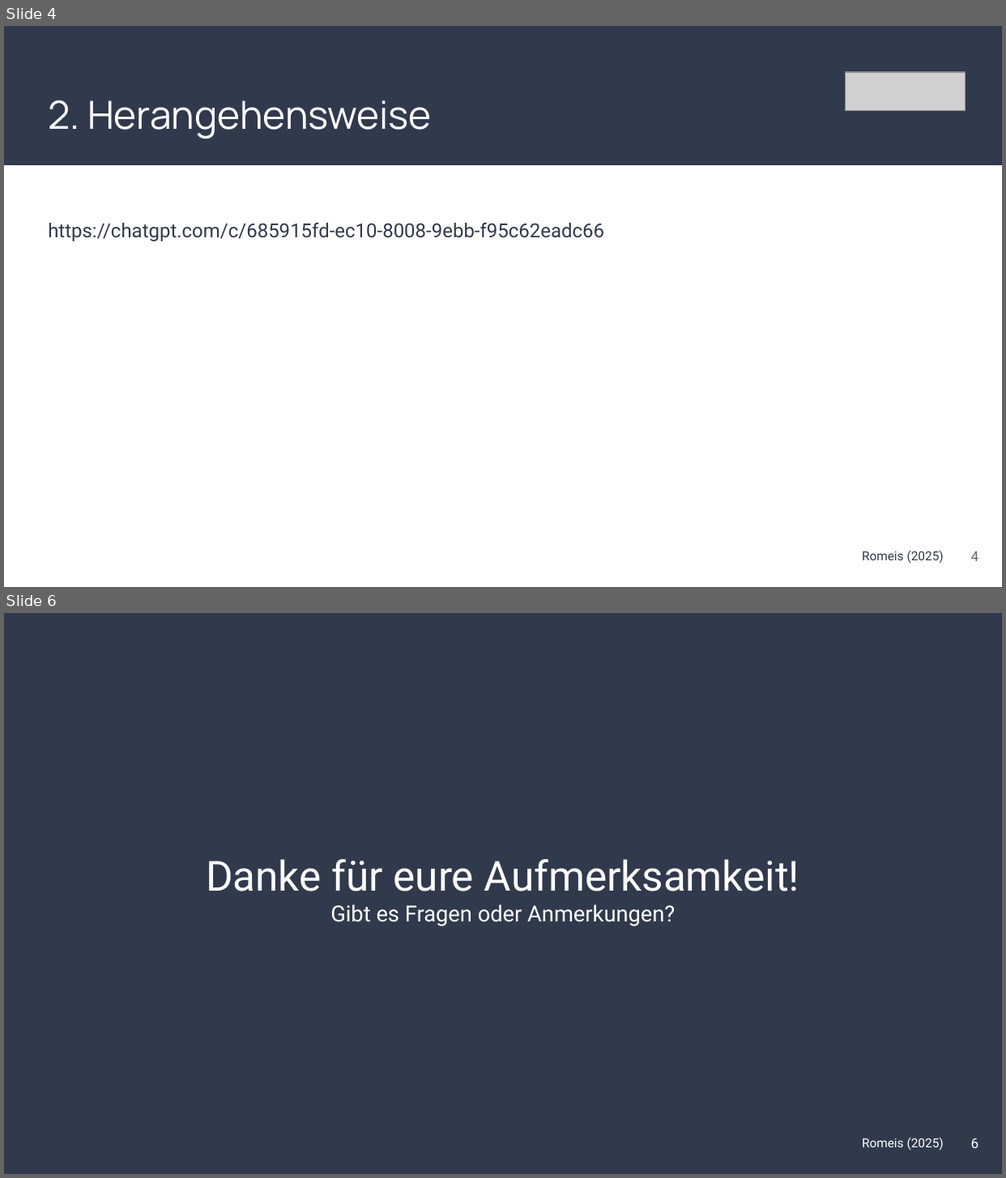
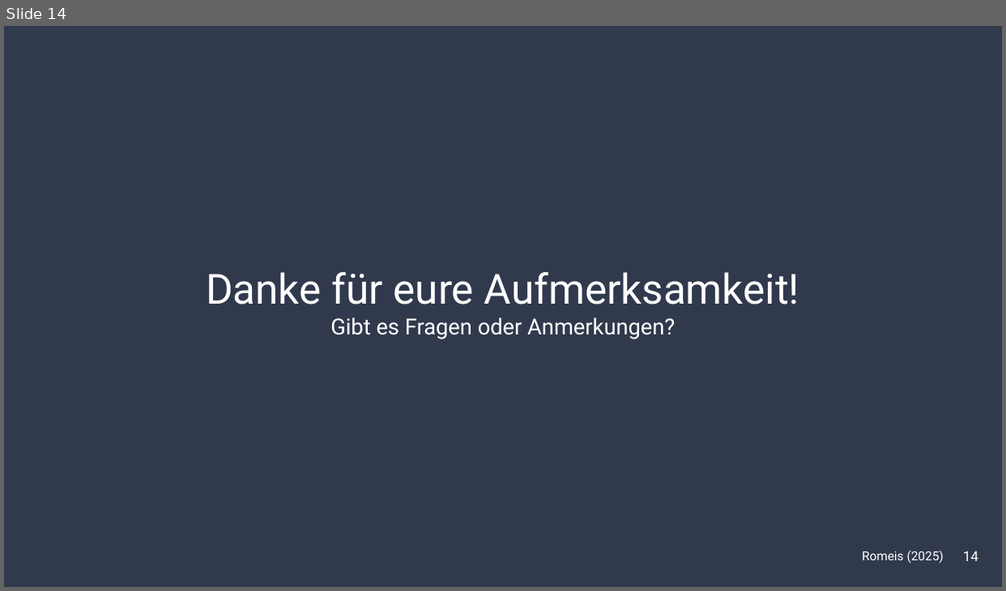
Before and after one commit to FiJoRom/DevOps-Task-Manager, a slide deck: Präsentation_DevOps_Romeis.pptx. Shown one above the other, each under a label of ours: slides 4 and 6 before the commit, slide 14 after it; the slides between them are not shown. The pictures are 1006x1178 and 1006x591 pixels, drawn with LibreOffice and Linux fonts; fonts in the diff are those of the drawing; grey boxes stand for pictures. Boxes give left, top, right and bottom in pixels: in the first picture for what was removed or moved away, otherwise in the second. Text is boxed around its words. In the diff, an @@ line names an element or a change of style, - is before the commit and + after.

```diff
--- a/Präsentation_DevOps_Romeis.pptx
+++ b/Präsentation_DevOps_Romeis.pptx
@@ slide 4 removed at box(4, 26, 1002, 587), background #FFFFFF @@
@@ rectangle removed at box(4, 26, 1002, 165) @@
@@ picture removed at box(846, 72, 965, 111) @@
@@ title removed at box(48, 101, 431, 139) @@
-2. Herangehensweise
@@ text removed at box(48, 223, 604, 241) @@
-https://chatgpt.com/c/685915fd-ec10-8008-9ebb-f95c62eadc66
@@ text removed at box(862, 551, 944, 563) @@
-Romeis (2025)
@@ page number removed at box(971, 552, 979, 561) @@
-4
@@ what was slide 6 is now slide 14 @@
@@ page number at box(963, 552, 978, 561): text changed @@
-6
+14
```
Also in this commit, not shown: 3 slides changed, 10 slides added, 3 other slides removed, 1 other file.
